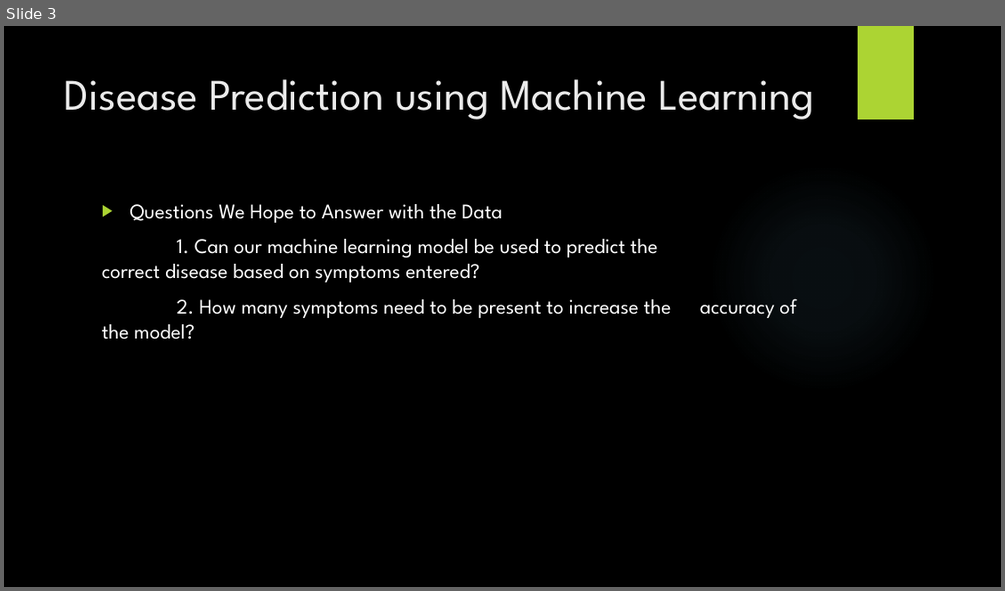
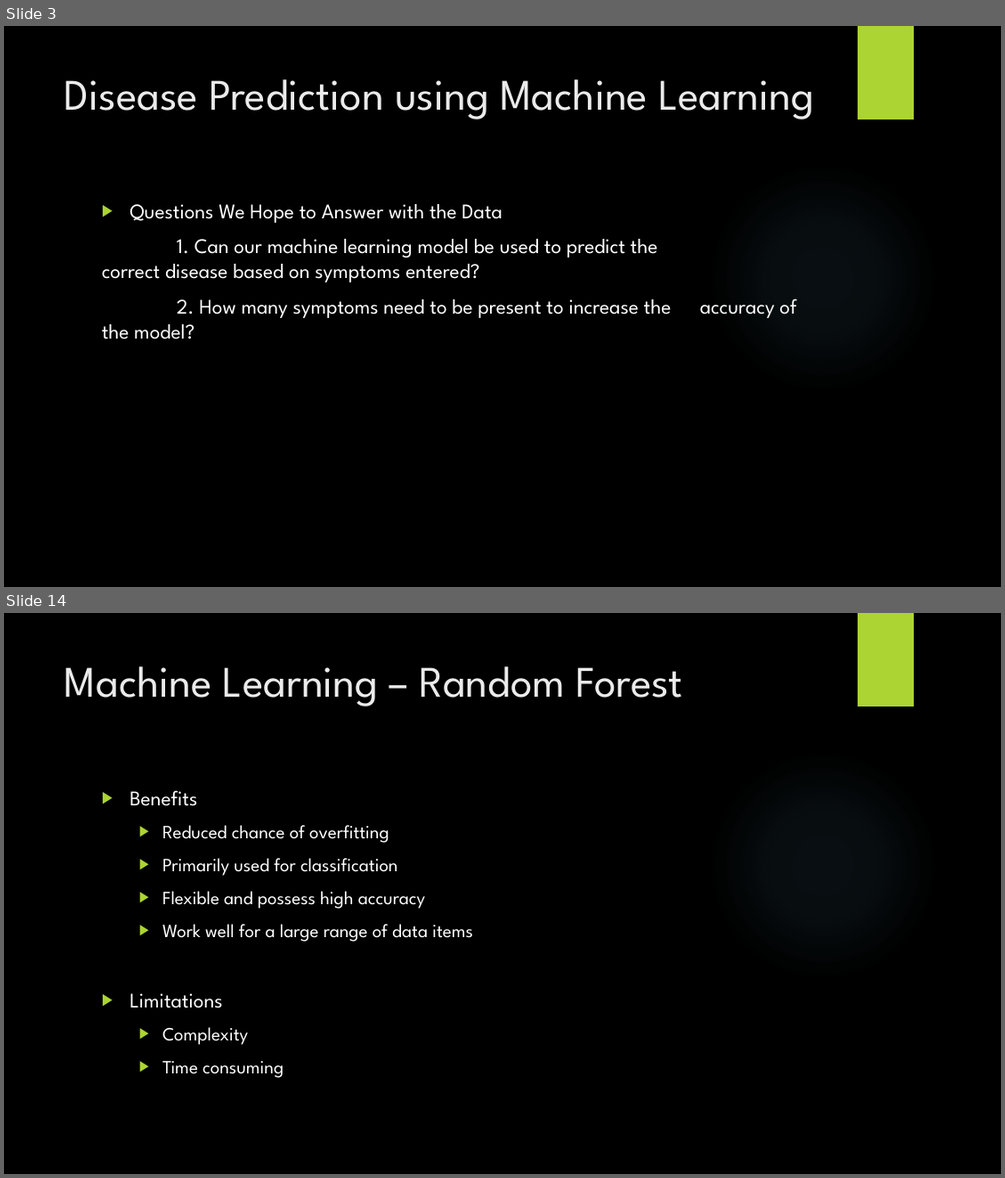
Before and after one commit to johnsetzer3/Disease_Prediction, a slide deck: Team_Code Blue Final Project.pptx. Shown one above the other, each under a label of ours: slide 3 before the commit, slides 3 and 14 after it; the slides between them are not shown. The pictures are 1005x591 and 1005x1178 pixels, drawn with LibreOffice and Linux fonts; fonts in the diff are those of the drawing; background and template pictures are left out. Boxes give left, top, right and bottom in pixels: in the first picture for what was removed or moved away, otherwise in the second. Text is boxed around its words. In the diff, an @@ line names an element or a change of style, - is before the commit and + after.

```diff
--- a/Team_Code Blue Final Project.pptx
+++ b/Team_Code Blue Final Project.pptx
@@ slide 14 added at <box>4,613,1001,1174</box>, background picture (left out); not listed: 2 template elements that a slide beside it also shows @@
@@ title added at <box>65,666,682,706</box>, 42 pt, text #EBEBEB @@
+Machine Learning – Random Forest
@@ text added at <box>129,790,473,1078</box>, 18 pt, text #FFFFFF @@
+▶ Benefits
+  ▶ Reduced chance of overfitting
+  ▶ Primarily used for classification
+  ▶ Flexible and possess high accuracy
+  ▶ Work well for a large range of data items
+▶ Limitations
+  ▶ Complexity
+  ▶ Time consuming
```
Also in this commit, not shown: 3 slides changed, 15 other slides added, 1 other file.
